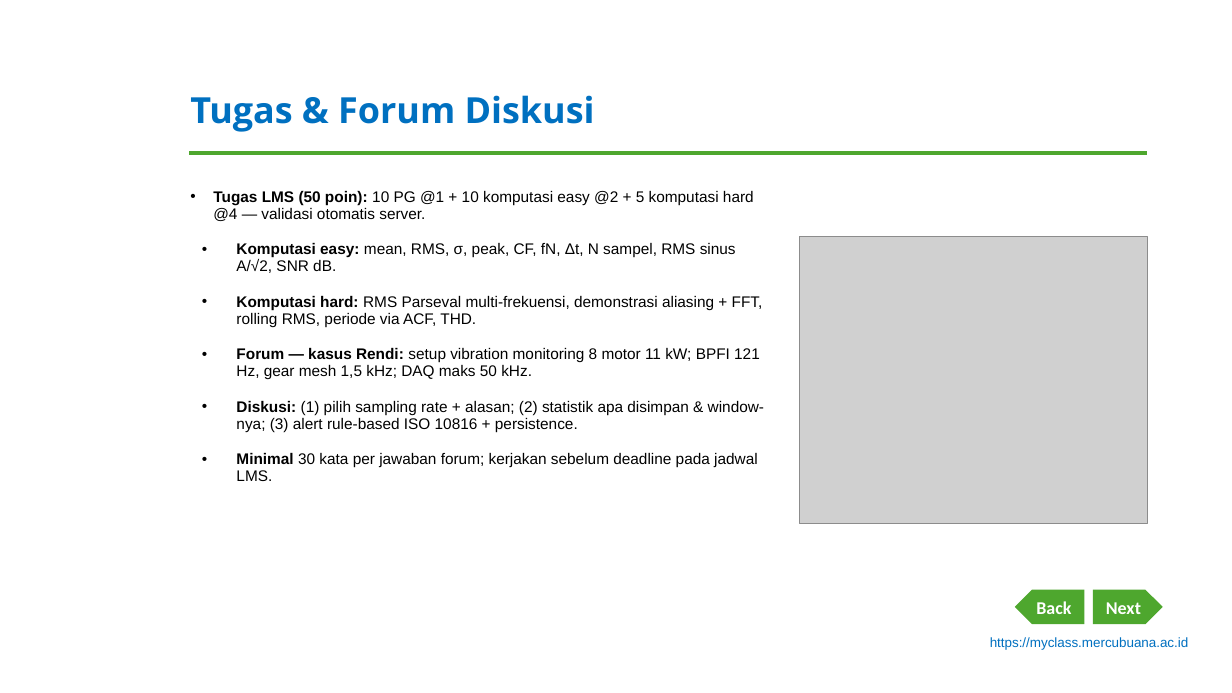
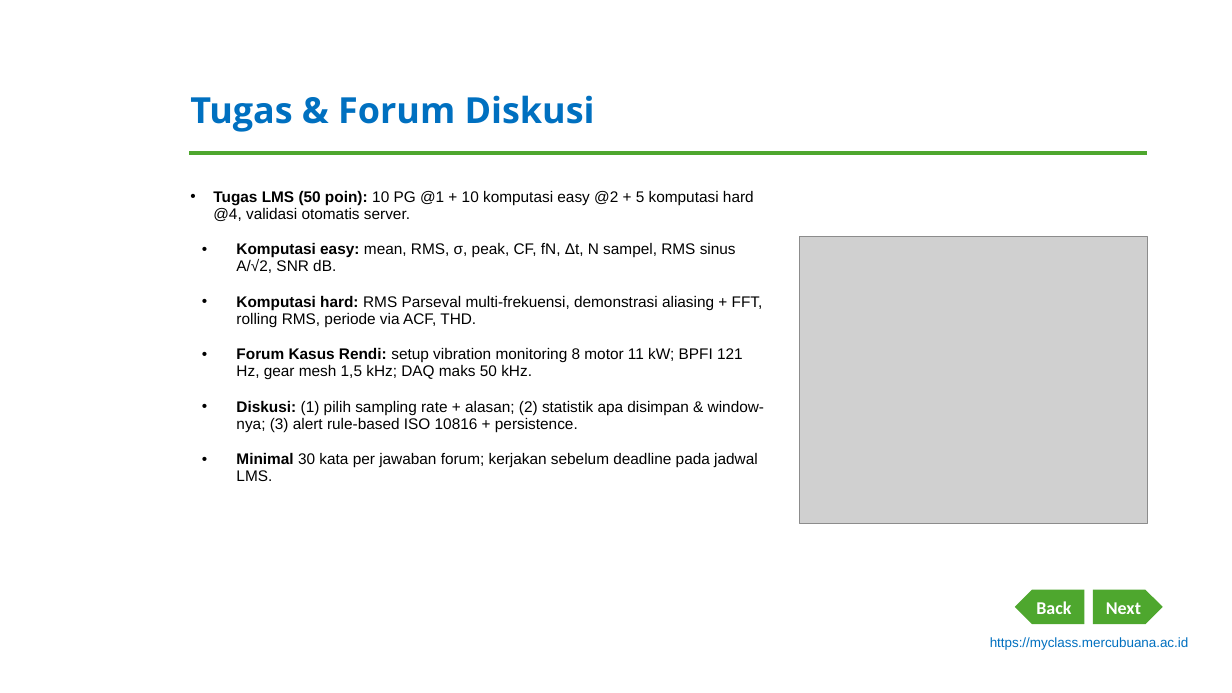
Before and after one commit to dedik-romahadi/Mechanical-Engineering-Courses, a slide deck: slide 10 of Optimalisasi-dan-Automasi/Modul-Word/Modul-1-Pengantar-Time-Series-Data.pptx. Drawn at 1232x693 pixels with LibreOffice and Linux fonts; fonts in the diff are those of the drawing; grey boxes stand for pictures; background and template pictures are left out. Boxes give left, top, right and bottom in pixels: in the first picture for what was removed or moved away, otherwise in the second. Text is boxed around its words. In the diff, an @@ line names an element or a change of style, - is before the commit and + after.

```diff
--- a/Optimalisasi-dan-Automasi/Modul-Word/Modul-1-Pengantar-Time-Series-Data.pptx
+++ b/Optimalisasi-dan-Automasi/Modul-Word/Modul-1-Pengantar-Time-Series-Data.pptx
@@ text at <box>213,191,754,221</box>: text changed @@
-• Tugas LMS (50 poin): 10 PG @1 + 10 komputasi easy @2 + 5 komputasi hard @4 — validasi otomatis server.
+• Tugas LMS (50 poin): 10 PG @1 + 10 komputasi easy @2 + 5 komputasi hard @4, validasi otomatis server.
@@ text at <box>236,348,743,379</box>: text changed @@
-• Forum — kasus Rendi: setup vibration monitoring 8 motor 11 kW; BPFI 121 Hz, gear mesh 1,5 kHz; DAQ maks 50 kHz.
+• Forum Kasus Rendi: setup vibration monitoring 8 motor 11 kW; BPFI 121 Hz, gear mesh 1,5 kHz; DAQ maks 50 kHz.
```
Also in this commit, not shown: 8 other slides changed, 1 other file.
